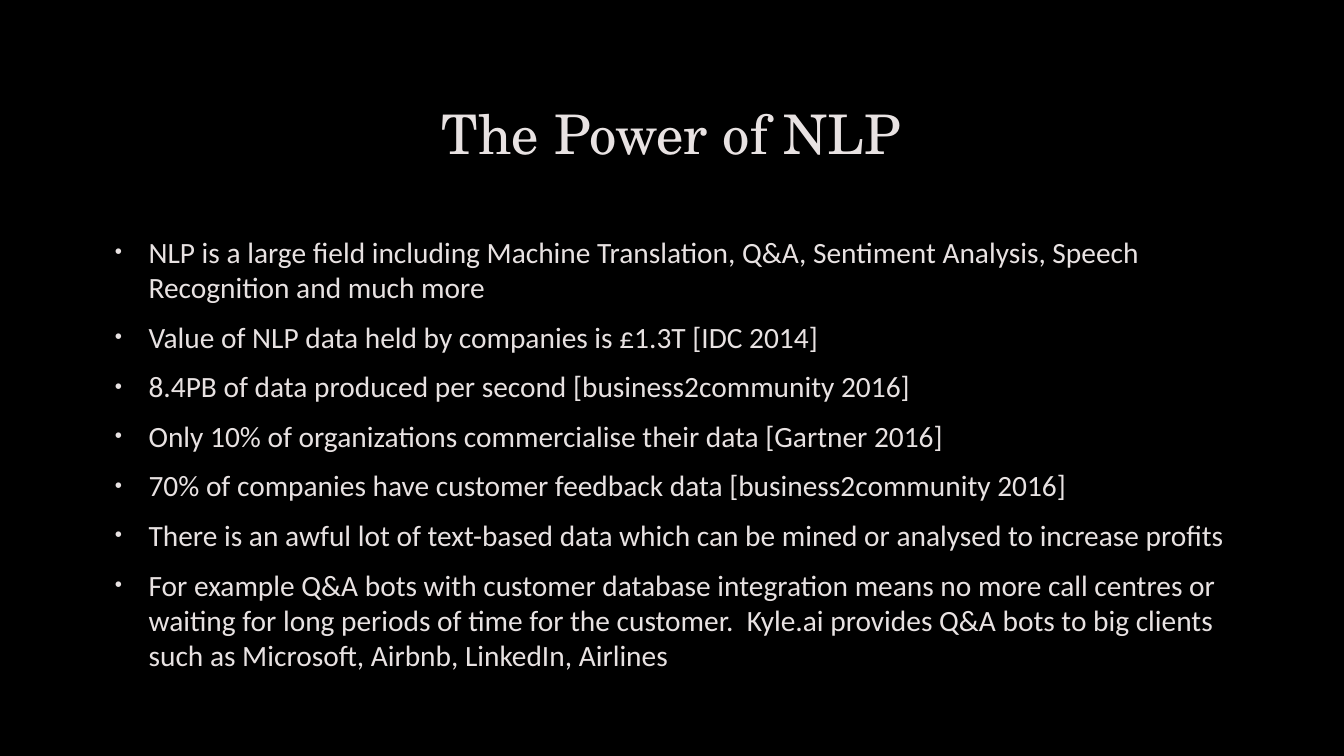
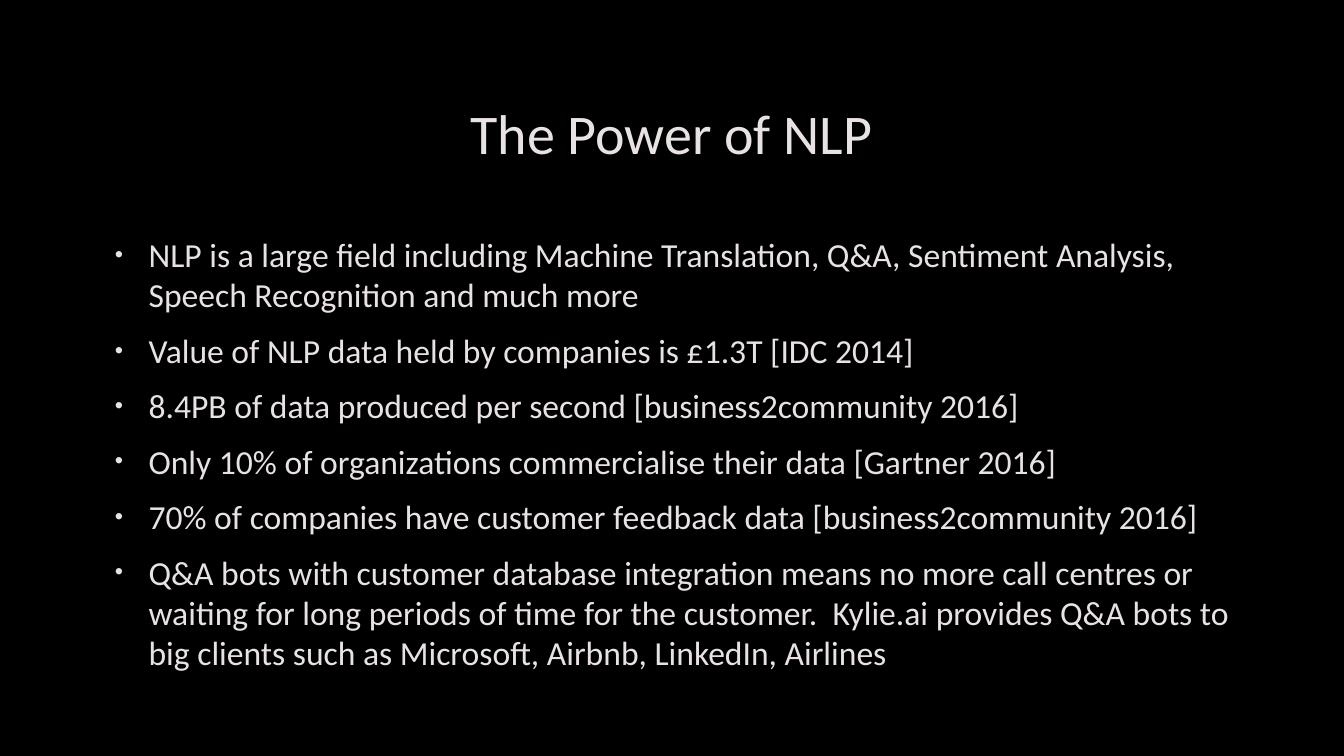
Before and after one commit to psyfb2/Movie-Review-Sentiment-Analysis, a slide deck: slide 2 of CNN for Movie Review Sentiment Analysis.pptx. Drawn at 1344x756 pixels with LibreOffice and Linux fonts; fonts in the diff are those of the drawing; background and template pictures are left out. Boxes give left, top, right and bottom in pixels: in the first picture for what was removed or moved away, otherwise in the second. Text is boxed around its words. In the diff, an @@ line names an element or a change of style, - is before the commit and + after.

```diff
--- a/CNN for Movie Review Sentiment Analysis.pptx
+++ b/CNN for Movie Review Sentiment Analysis.pptx
@@ title "The Power of NLP" at (471,115,872,155): size 39 to 40 pt, font TeX Gyre Schola to Calibri @@
@@ text at (149,243,1197,535): size 21 to 24 pt in "NLP is a large field including Machine ...", "Value of NLP data held by companies ...", "8.4PB of data produced per second [business2community ...", "Only 10% of organizations commercialise their data ..." and 1 more places @@
@@ text at (149,561,1229,671): text changed; size 21 to 24 pt @@
-• There is an awful lot of text-based data which can be mined or analysed to increase profits
-• For example Q&A bots with customer database integration means no more call centres or waiting for long periods of time for the customer. Kyle.ai provides Q&A bots to big clients such as Microsoft, Airbnb, LinkedIn, Airlines
+• Q&A bots with customer database integration means no more call centres or waiting for long periods of time for the customer. Kylie.ai provides Q&A bots to big clients such as Microsoft, Airbnb, LinkedIn, Airlines
```
Also in this commit, not shown: 8 other slides changed, 12 other files.
